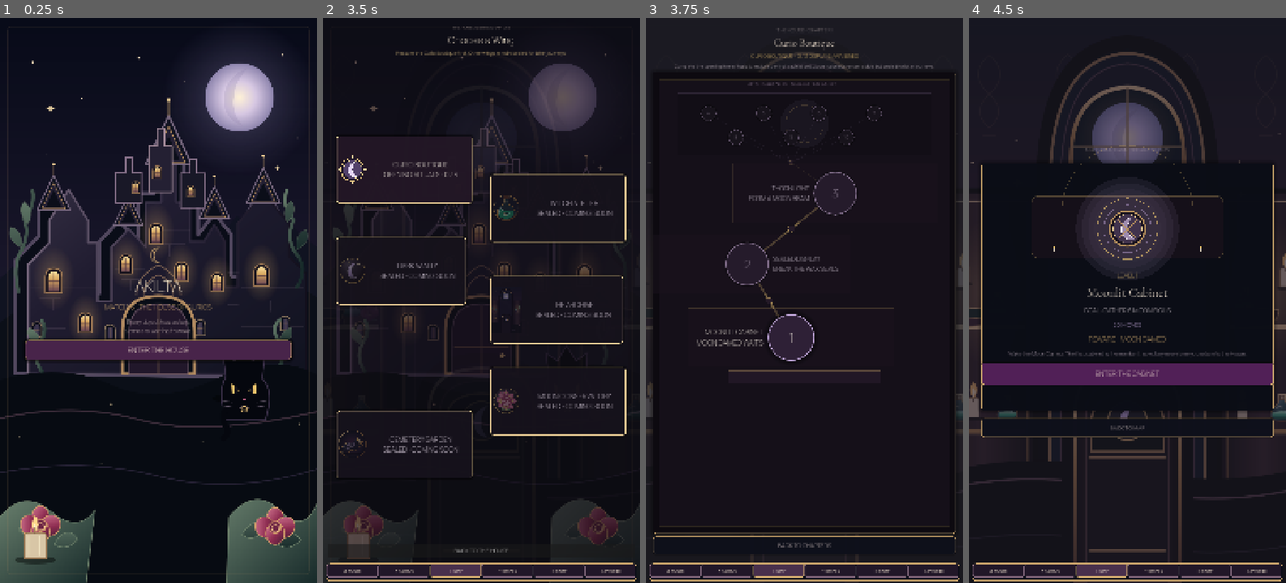
Above: before the commit, frames 1-4 (left to right).
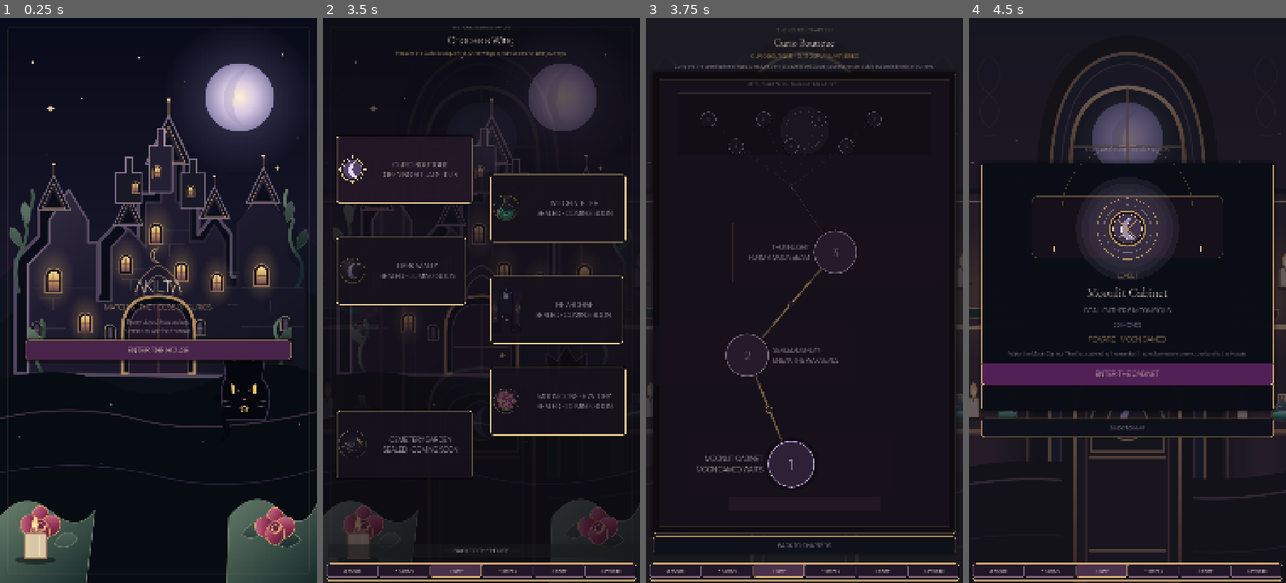
Above: after the commit, the same moments.

Repository: Jay-prodesign/akilta-match3
Game: Godot game, scene res://src/app/app_bootstrap.tscn
Two runs of this game, one before a commit and one after it. Both use one fixed random seed, a clock stepped at 60 frames per second and the inputs below.
Inputs:
- Up to frame 1 (0.25 s): no input
- Up to frame 2 (3.5 s): click "ENTER THE HOUSE" at 0.5 s; click "RELIQUARY · 0 / 3" at 1.25 s; click "⌂ HOUSE" at 2 s; click "OPEN CURIO MAP" at 2.75 s
- Up to frame 3 (3.75 s): click "CURIO BOUTIQUE OPENING RITUAL…" at 3.5 s
- Up to frame 4 (4.5 s): click "1" at 4.25 s

Frames 1-2 are identical in both runs. In frame 3, 4.3% of the frame differs, in the area x 13-79%, y 15-84%; in frame 4, nothing differs.

Commit message:
Distribute the opening rituals across the full chapter-map path

Diff:
--- a/src/ui/map/chapter_route_view.gd
+++ b/src/ui/map/chapter_route_view.gd
@@ -12,7 +12,7 @@
 @export var visible_route_levels: int = 10
 @export var route_width: float = 940.0
 @export var top_margin: float = 320.0
-@export var bottom_margin: float = 160.0
+@export var bottom_margin: float = 170.0
 
 var progress
 var _level_buttons: Dictionary = {}
@@ -44,7 +44,7 @@
 	_level_labels.clear()
 	_centers.clear()
 
-	var content_height := 1060.0
+	var content_height := 1500.0
 	custom_minimum_size = Vector2(route_width, content_height)
 	size = custom_minimum_size
 
@@ -99,15 +99,15 @@
 		1:
 			return Vector2(route_width * 0.50, base_y)
 		2:
-			return Vector2(route_width * 0.34, base_y - 250.0)
+			return Vector2(route_width * 0.34, base_y - 370.0)
 		3:
-			return Vector2(route_width * 0.66, base_y - 490.0)
+			return Vector2(route_width * 0.66, base_y - 720.0)
 		_:
 			# Future Levels 4–10 stay visible as one compact sealed cabinet cluster.
 			var future_index := level_number - 4
 			if future_index < 4:
-				return Vector2(route_width * (0.20 + float(future_index) * 0.20), 138.0)
-			return Vector2(route_width * (0.30 + float(future_index - 4) * 0.20), 220.0)
+				return Vector2(route_width * (0.20 + float(future_index) * 0.20), 158.0)
+			return Vector2(route_width * (0.30 + float(future_index - 4) * 0.20), 250.0)
 
 func _request(level_number: int) -> void:
 	if level_number <= canonical_level_cap and (progress == null or level_number <= int(progress.highest_level_unlocked)):
@@ -190,7 +190,7 @@
 	draw_rect(future_zone, Color("#110E15", 0.72), true)
 	draw_rect(future_zone, Color(LILAC, 0.13), false, 1.2)
 
-	var moon_center := Vector2(size.x * 0.50, 174.0)
+	var moon_center := Vector2(size.x * 0.50, 195.0)
 	draw_circle(moon_center, 82.0, Color(LILAC, 0.050))
 	draw_arc(moon_center, 64.0, 0.0, TAU, 52, Color(GOLD, 0.18), 2.0)
 
@@ -204,7 +204,7 @@
 		draw_circle(p, 11.0, PLUM)
 		draw_arc(p, 11.0, 0.0, TAU, 18, Color(GOLD, 0.52), 1.8)
 
-	var future_hub := Vector2(route_width * 0.50, 305.0)
+	var future_hub := Vector2(route_width * 0.50, 385.0)
 	draw_line(get_level_center(3), future_hub, Color(GOLD, 0.16), 1.8, true)
 	draw_circle(future_hub, 7.0, PLUM)
 	draw_arc(future_hub, 7.0, 0.0, TAU, 18, Color(GOLD, 0.30), 1.2)
